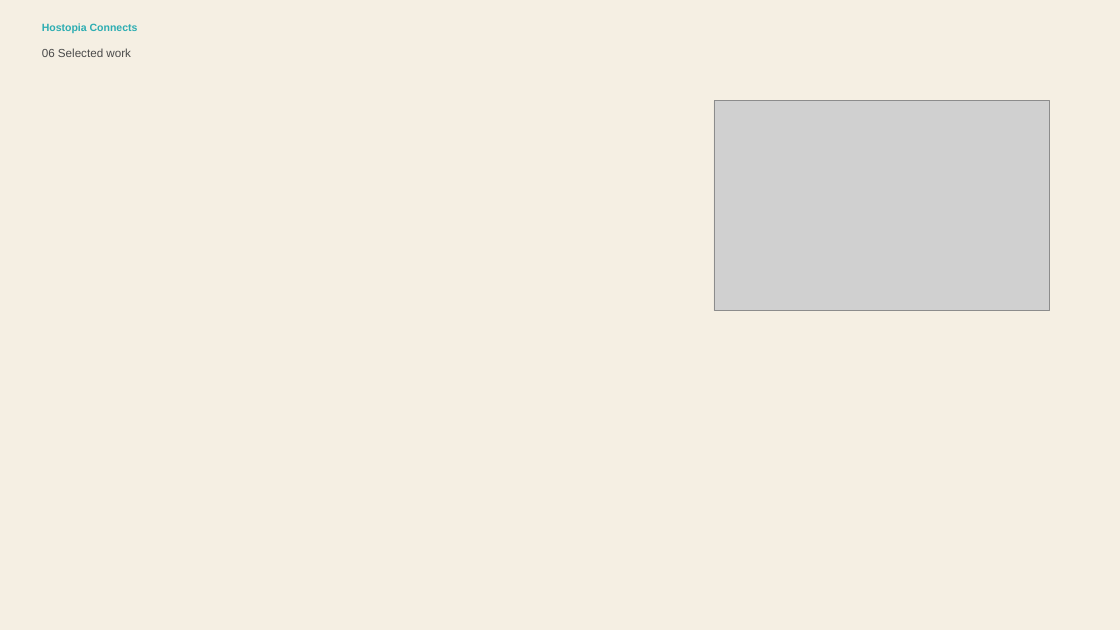
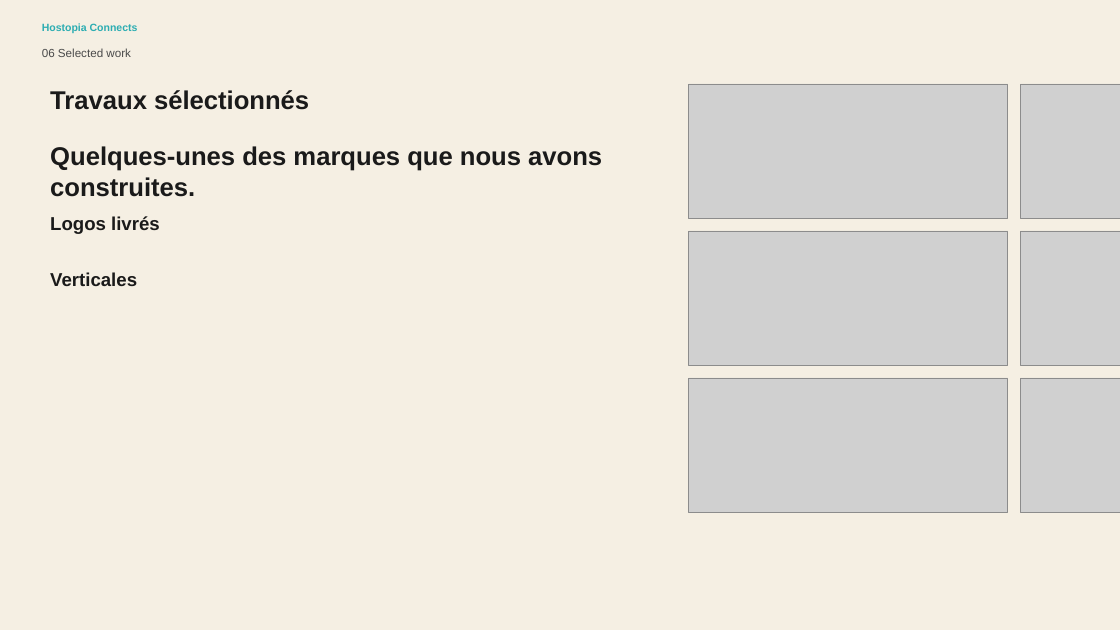
Before and after one commit to ginocardenas-cpu/hostopiaconnects, a slide deck: slide 6 of public/assets/editable/professional-logo-design-sales-presentation-2/fr/Professional Logo Design Sales Presentation - fr.pptx. Drawn at 1120x630 pixels with LibreOffice and Linux fonts; fonts in the diff are those of the drawing; grey boxes stand for pictures; background and template pictures are left out. Boxes give left, top, right and bottom in pixels: in the first picture for what was removed or moved away, otherwise in the second. Text is boxed around its words. In the diff, an @@ line names an element or a change of style, - is before the commit and + after.

```diff
--- a/public/assets/editable/professional-logo-design-sales-presentation-2/fr/Professional Logo Design Sales Presentation - fr.pptx
+++ b/public/assets/editable/professional-logo-design-sales-presentation-2/fr/Professional Logo Design Sales Presentation - fr.pptx
@@ picture: place and size @@
-picture at (714,101,1050,311)
+picture at (689,84,1008,218)
@@ picture added at (1021,84,1120,218) @@
@@ text added at (50,90,309,110), 22 pt, text #1A1A1A, bold @@
+Travaux sélectionnés
@@ text added at (50,146,602,197), 22 pt, text #1A1A1A, bold @@
+Quelques-unes des marques que nous avons construites.
@@ text added at (50,216,160,234), 16 pt, text #1A1A1A, bold @@
+Logos livrés
@@ picture added at (689,231,1008,365) @@
@@ picture added at (1021,231,1120,365) @@
@@ text added at (50,272,137,286), 16 pt, text #1A1A1A, bold @@
+Verticales
@@ picture added at (689,378,1008,513) @@
@@ picture added at (1021,378,1120,513) @@
```
Also in this commit, not shown: 12 other slides changed, 37 other files.
